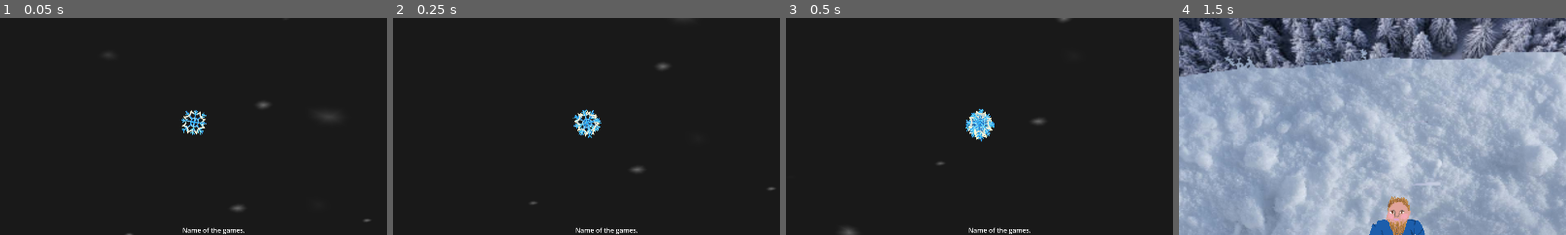
Above: before the commit, frames 1-4 (left to right).
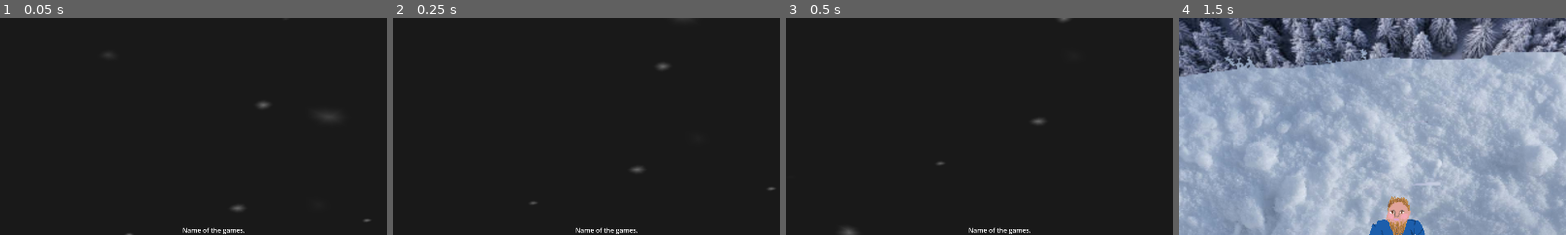
Above: after the commit, the same moments.

Repository: Parker-Vetter/snow-man-brawl
Game: Godot game, scene res://SceneManager/SceneManager.tscn
The game is run twice, just before and just after one commit, with the same random seed, the same clock (stepped at 60 frames per second) and the same inputs.
Inputs:
- Up to frame 1 (0.05 s): no input
- Up to frame 2 (0.25 s): no input
- Up to frame 3 (0.5 s): no input
- Up to frame 4 (1.5 s): click "Start game" at 0.5 s; click "Fight" at 1.25 s
The pictures show only the part of the screen within x 22-72%, y 0-50%; the shares and areas given below are measured in that part.

The runs differ from the first frame. In frame 1, 0.5% of the frame differs, in the area x 46-54%, y 42-55%; in frame 2, 0.6%; in frame 3, 0.7%, in the area x 46-54%, y 41-58%; in frame 4, nothing differs.

Commit message:
Snow created across screen

Diff:
--- a/MainMenu/MainMenu.tscn
+++ b/MainMenu/MainMenu.tscn
@@ -13,6 +13,8 @@
 [sub_resource type="ParticleProcessMaterial" id="ParticleProcessMaterial_lbqne"]
 lifetime_randomness = 0.31
 particle_flag_disable_z = true
+emission_shape = 3
+emission_box_extents = Vector3(960, 1, 1)
 angle_min = -720.0
 angle_max = 711.2
 angular_velocity_min = -346.67
@@ -39,8 +41,9 @@
 color = Color(0.11372549, 0.16078432, 0.25882354, 1)
 
 [node name="GPUParticles2D" type="GPUParticles2D" parent="." unique_id=1304011067]
-position = Vector2(911, 259)
+position = Vector2(923, -96)
 texture = ExtResource("3_b76km")
+lifetime = 8.57
 process_material = SubResource("ParticleProcessMaterial_lbqne")
 
 [node name="VBoxContainer" type="VBoxContainer" parent="." unique_id=1411306672]
